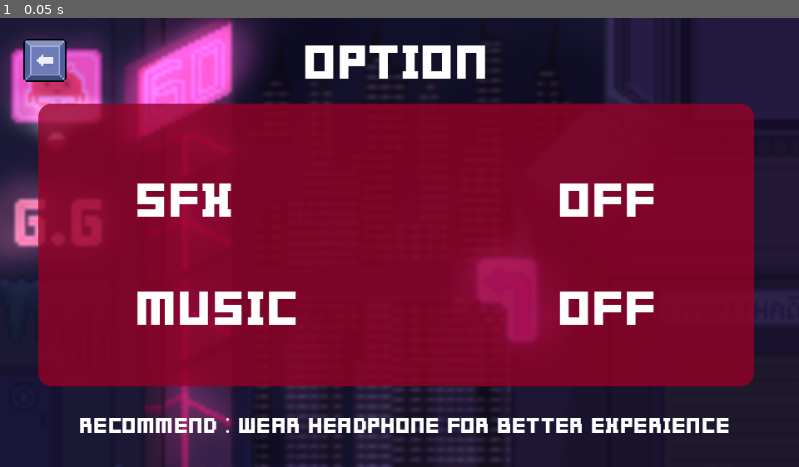
Above: before the commit, frame 1.
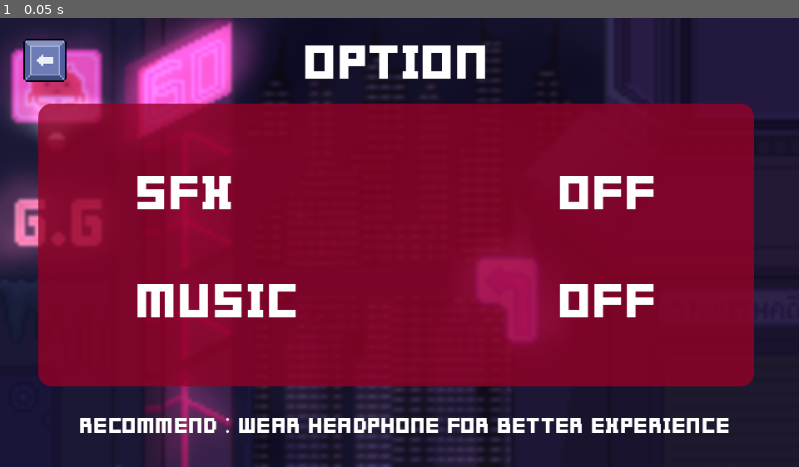
Above: after the commit, the same moment.

Repository: nooparnjang/Magic_WITH_math
Game: Godot game, scene res://scenes/mainmenu/settings.tscn
The game is run twice, just before and just after one commit, with the same random seed, the same clock (stepped at 60 frames per second) and the same inputs. This scene is started directly instead of the project's main scene.
Inputs:
- Up to frame 1 (0.05 s): no input

The runs differ from the first frame. In frame 1, 2.6% of the frame differs, in the area x 17-82%, y 35-69%.

Commit message:
saiparn work ultimate 2
1. change option position

Diff:
--- a/scenes/mainmenu/settings.tscn
+++ b/scenes/mainmenu/settings.tscn
@@ -67,9 +67,9 @@
 [node name="sfx" type="Label" parent="." unique_id=2108217947]
 layout_mode = 0
 offset_left = 160.0
-offset_top = 159.0
+offset_top = 150.0
 offset_right = 280.0
-offset_bottom = 263.0
+offset_bottom = 254.0
 theme_override_colors/font_color = Color(1, 1, 1, 1)
 theme_override_fonts/font = ExtResource("5_gixq5")
 theme_override_font_sizes/font_size = 80
@@ -78,9 +78,9 @@
 [node name="music" type="Label" parent="." unique_id=806624806]
 layout_mode = 0
 offset_left = 160.0
-offset_top = 289.0
+offset_top = 280.0
 offset_right = 358.0
-offset_bottom = 393.0
+offset_bottom = 384.0
 theme_override_colors/font_color = Color(1, 1, 1, 1)
 theme_override_fonts/font = ExtResource("5_gixq5")
 theme_override_font_sizes/font_size = 80
@@ -89,9 +89,9 @@
 [node name="sfxset" type="Label" parent="." unique_id=1730129412]
 layout_mode = 0
 offset_left = 670.0
-offset_top = 159.0
+offset_top = 150.0
 offset_right = 790.0
-offset_bottom = 263.0
+offset_bottom = 254.0
 theme_override_colors/font_color = Color(1, 1, 1, 1)
 theme_override_fonts/font = ExtResource("5_gixq5")
 theme_override_font_sizes/font_size = 80
@@ -100,9 +100,9 @@
 [node name="musicset" type="Label" parent="." unique_id=731514415]
 layout_mode = 0
 offset_left = 670.0
-offset_top = 289.0
+offset_top = 280.0
 offset_right = 790.0
-offset_bottom = 393.0
+offset_bottom = 384.0
 theme_override_colors/font_color = Color(1, 1, 1, 1)
 theme_override_fonts/font = ExtResource("5_gixq5")
 theme_override_font_sizes/font_size = 80
